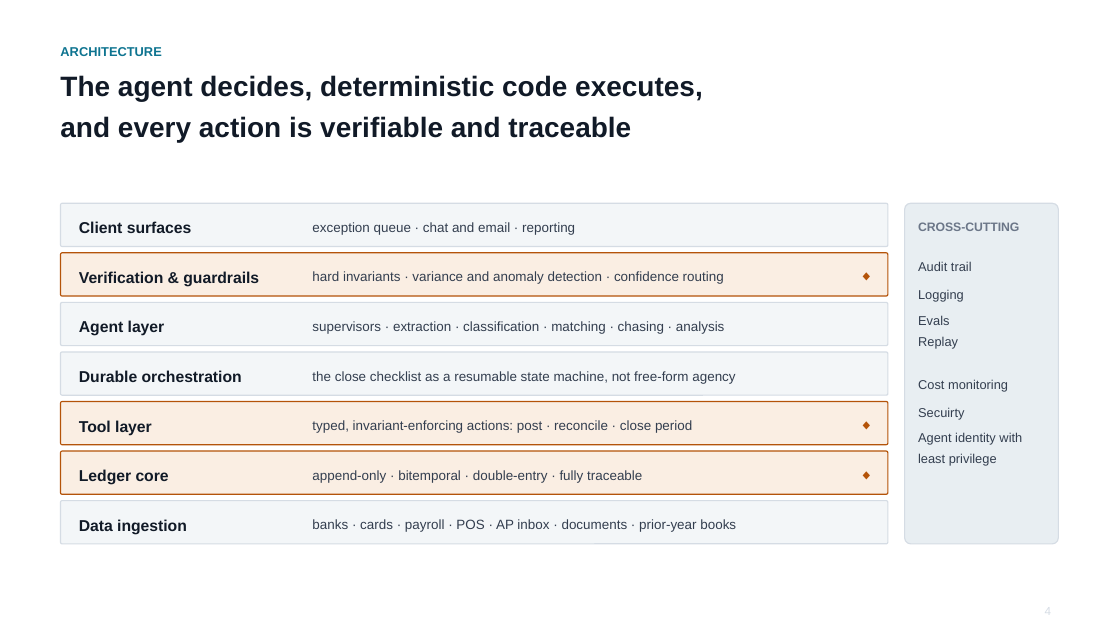
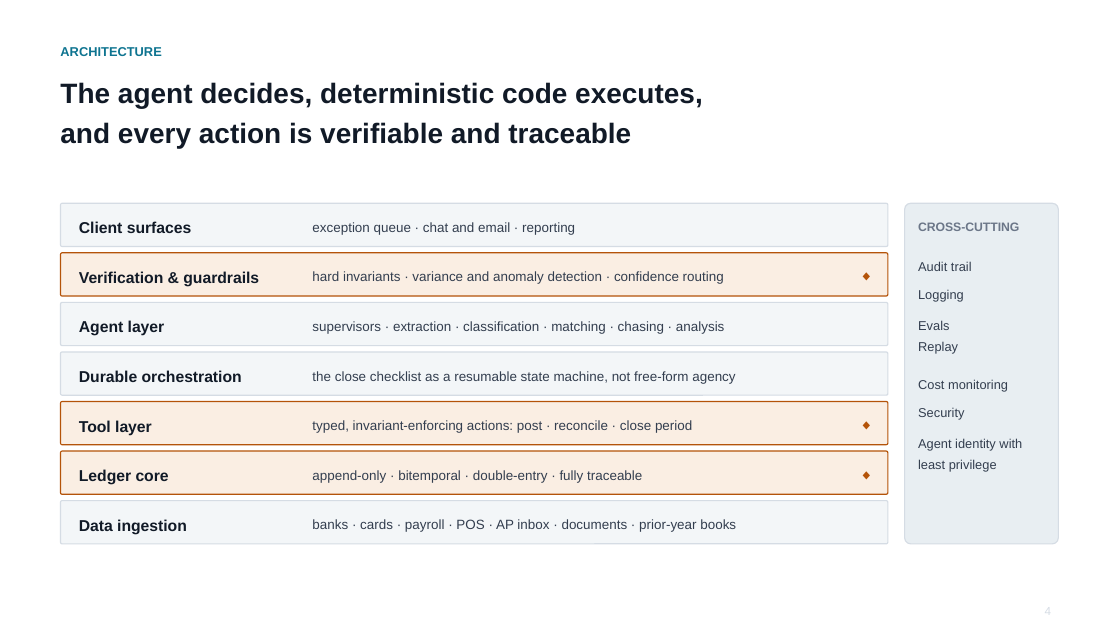
Before and after one commit to cllu/aimi-accounting-software-proposal, a slide deck: slide 6 of agent-native-accounting-deck.pptx (slide 5 before the commit). Drawn at 1120x630 pixels with LibreOffice and Linux fonts; fonts in the diff are those of the drawing. Boxes give left, top, right and bottom in pixels: in the first picture for what was removed or moved away, otherwise in the second. Text is boxed around its words. In the diff, an @@ line names an element or a change of style, - is before the commit and + after.

```diff
--- a/agent-native-accounting-deck.pptx
+++ b/agent-native-accounting-deck.pptx
@@ text at (x1=918, y1=408, x2=964, y2=420): text changed @@
-Secuirty
+Security
@@ less space between paragraphs in 3 elements at (x1=60, y1=82, x2=703, y2=149), (x1=918, y1=320, x2=958, y2=354), (x1=918, y1=438, x2=1022, y2=471) @@
```
Also in this commit, not shown: 10 other slides changed, 1 slide added.
